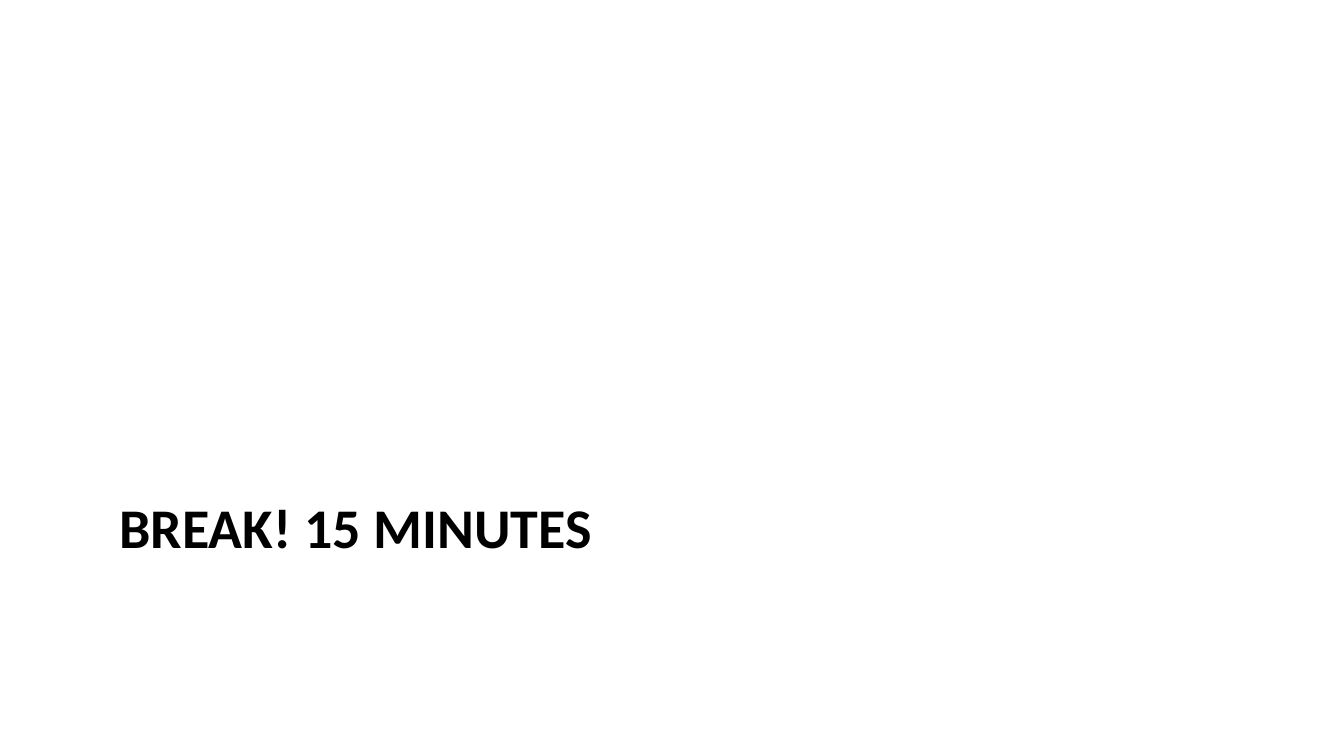
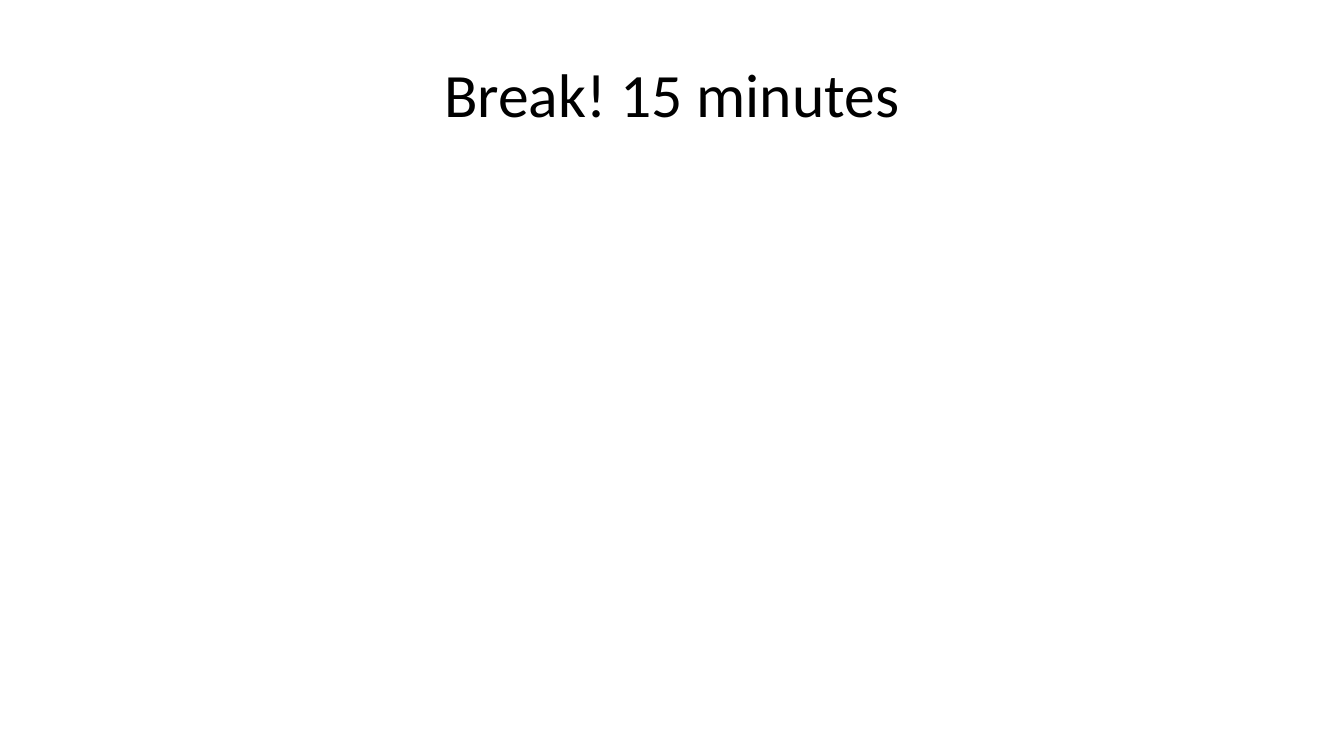
Before and after one commit to lmu-osc/teaching-material-for-novices, a slide deck: slide 35 of open-research-principles/preregistration-part-II/preregistration-part-II-slides.pptx (slide 31 before the commit). Drawn at 1344x756 pixels with LibreOffice and Linux fonts; fonts in the diff are those of the drawing. Boxes give left, top, right and bottom in pixels: in the first picture for what was removed or moved away, otherwise in the second. Text is boxed around its words. In the diff, an @@ line names an element or a change of style, - is before the commit and + after.

```diff
--- a/open-research-principles/preregistration-part-II/preregistration-part-II-slides.pptx
+++ b/open-research-principles/preregistration-part-II/preregistration-part-II-slides.pptx
@@ title "Break! 15 minutes" at (444, 74, 900, 118): vertical alignment top to middle @@
@@ title at (444, 74, 900, 118): text changed; size 30 to 33 pt; bold off @@
-BREAK! 15 MINUTES
+Break! 15 minutes
```
Also in this commit, not shown: 3 other slides changed, 4 slides added, 30 other files.
